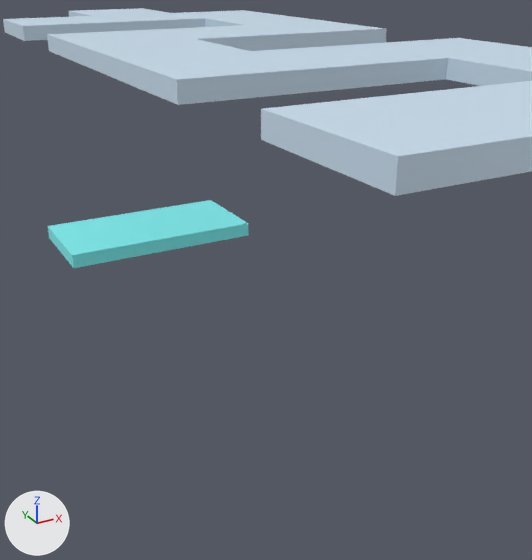
An edit to the FBX model Assets/models/trap/avoidGlass.fbx, drawn before and after from the same camera.
Both versions are drawn from a 50 mm lens placed at (-10.8, -19.2, 2.5), pointed at (-0.5, -0.6, -6.8). Arrows for +X, +Y and +Z are at lower left; the lights stay in place. Both versions are drawn at frame 71 of the action 'CINEMA_4D___'; the numbers are the values there.

The first picture shows 'floor', 'glass'.
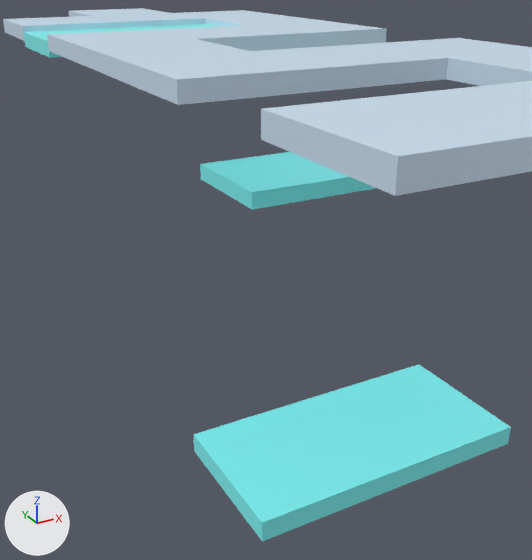
Where the change shows, as pixel boxes [x1, y1, x2, y2] in the pictures (532 x 560 px):
'glass_3', moved, rescaled (not visible before): after [193, 364, 511, 541]
'glass', moved: before [48, 200, 249, 268]; after [23, 24, 217, 58]
'glass_2', moved, rescaled (not visible before): after [200, 152, 376, 210]

What changed in the scene script:
```text
Change ob_glass_3:
    ob_glass_3.scale: (0.0, 0.0, 0.0) -> (1.0, 1.0, 1.0)
    ob_glass_3.location: (-161.2, -1000.0, 702.5) -> (-161.2, -843.3, 702.5)
Change ob_glass:
    ob_glass.location: (-161.2, -740.7, -697.5) -> (-161.2, -20.37, -697.5)
Change ob_glass_2:
    ob_glass_2.scale: (0.0, 0.0, 0.0) -> (1.0, 1.0, 1.0)
    ob_glass_2.location: (188.8, -1000.0, 2.5) -> (188.8, -376.3, 2.5)
```
